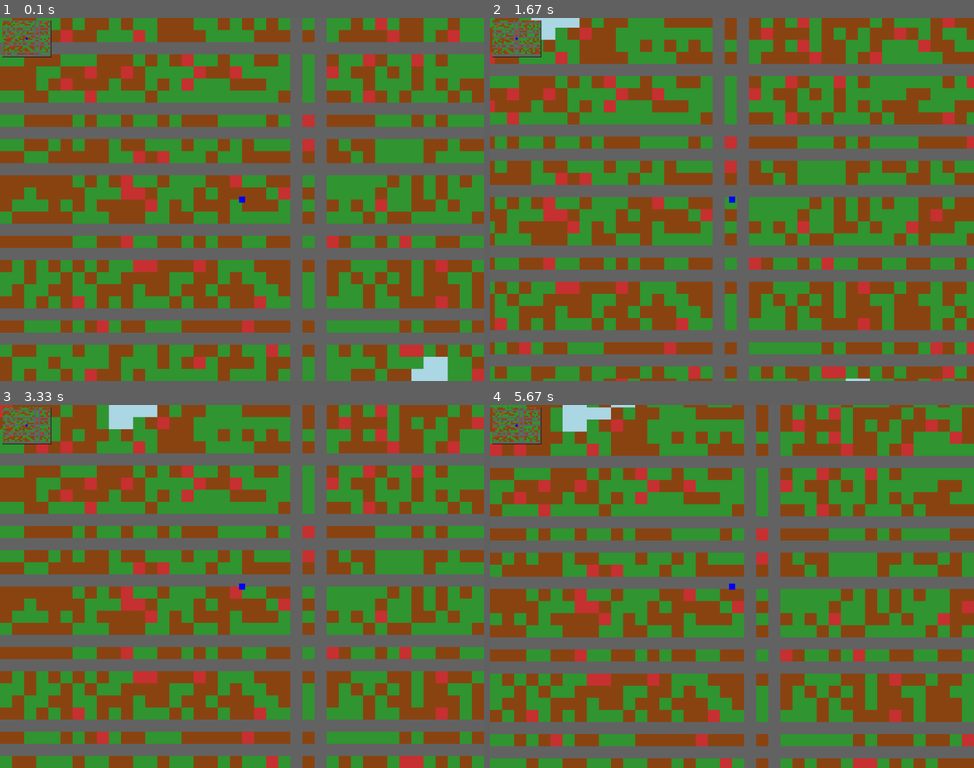
Above: before the commit, frames 1-4 (two rows, left to right).
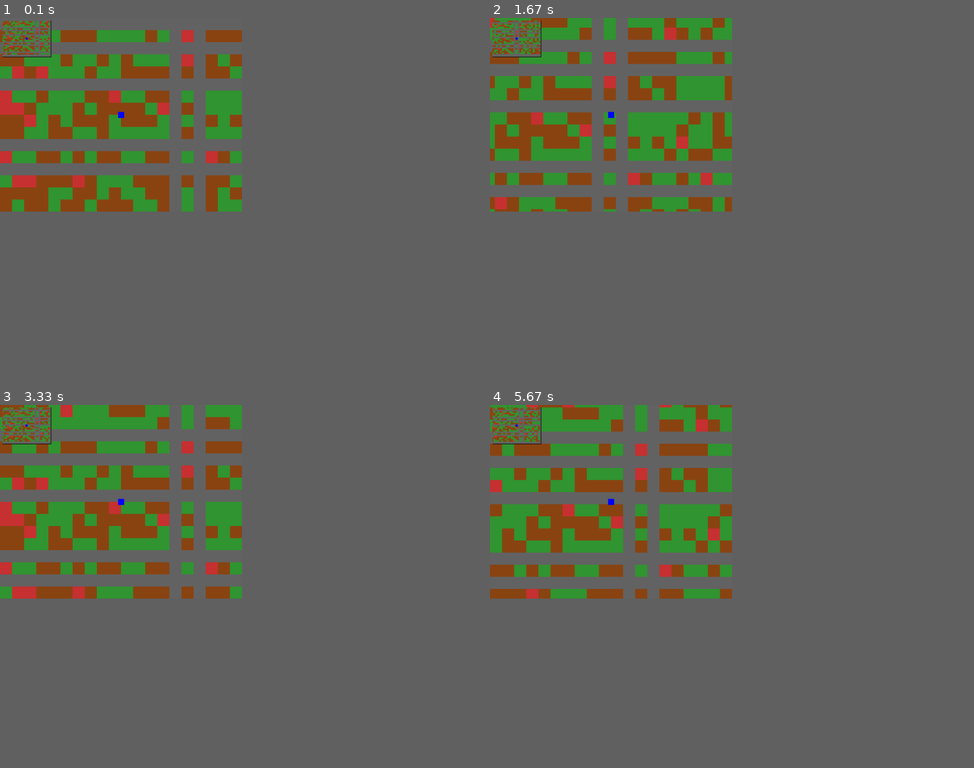
Above: after the commit, the same moments.

Repository: KRsupertux/pygame-project
Game: pygame game, started from basic_structure.py
The game is run twice, just before and just after one commit, with the same random seed, the same clock (stepped at 60 frames per second) and the same inputs.
Inputs:
- Up to frame 1 (0.1 s): no input
- Up to frame 2 (1.67 s): hold Right 0.33-0.8 s; hold Up 0.83-1.13 s; hold Right 1.17-1.63 s
- Up to frame 3 (3.33 s): hold Left 1.67-2.2 s; hold Down 2.23-2.53 s; hold Left 2.57-2.97 s; hold Up from 3 s (still down)
- Up to frame 4 (5.67 s): release Up at 3.37 s; hold Right 3.4-4.03 s; hold Down 4.07-4.43 s; hold Left 4.47-4.93 s; hold Right 4.97-5.43 s; hold Up from 5.47 s (still down)
In our replay, the window is 900x675 before the commit and 450x360 after it. These sizes can differ from the game's own. Grey fills any space a smaller window leaves; there, only what the larger window draws over its background counts as a difference.

The runs differ from the first frame. In frame 1, 65% of the frame differs, in the area x 0-100%, y 0-100%; in frame 2, 67%; in frame 3, 67%; in frame 4, 67%.

Commit message:
OOP code

Diff:
--- /dev/null
+++ b/baseline.py
@@ -0,0 +1,219 @@
+import pygame
+import math
+import sys
+import random
+
+class Engine:
+    def __init__(self, map_file, tile_size, player_size, player_speed, run_speed_multiplier):
+        self.TILE_SIZE = tile_size
+        self.MAP_WIDTH = 0
+        self.MAP_HEIGHT = 0
+        self.player_size = player_size
+        self.player_pos = [0, 0]
+        self.player_velocity = [0, 0]
+        self.player_speed = player_speed
+        self.run_speed_multiplier = run_speed_multiplier
+        self.map_layout = self.load_map(map_file)
+
+    def load_map(self, map_file):
+        layout = []
+        with open(map_file, 'r') as file:
+            rows = file.readlines()
+
+        # Create map layout from file data
+        for row in rows:
+            row_data = []
+            for tile in row.strip():
+                if tile == '0':
+                    row_data.append(0)  # Grass
+                elif tile == '1':
+                    row_data.append(1)  # Dirt
+                elif tile == '2':
+                    row_data.append(2)  # Water
+                elif tile == '3':
+                    row_data.append(3)  # Rock (impassable)
+                elif tile == '4':
+                    row_data.append(4)  # Road
+                elif tile == '5':
+                    row_data.append(5)  # River
+            layout.append(row_data)
+
+        # Set map size based on loaded data
+        self.MAP_ROWS = len(layout)
+        self.MAP_COLS = len(layout[0])
+        self.MAP_WIDTH = self.MAP_COLS * self.TILE_SIZE
+        self.MAP_HEIGHT = self.MAP_ROWS * self.TILE_SIZE
+        self.player_pos = [self.MAP_WIDTH // 2, self.MAP_HEIGHT // 2]
+        return layout
+
+    def handle_movement(self, keys):
+        self.player_velocity = [0, 0]
+        player_tile_x = self.player_pos[0] // self.TILE_SIZE
+        player_tile_y = self.player_pos[1] // self.TILE_SIZE
+
+        if keys[pygame.K_UP] and not self.is_obstacle(player_tile_x, player_tile_y - 0.2):
+            self.player_velocity[1] -= self.player_speed
+        if keys[pygame.K_DOWN] and not self.is_obstacle(player_tile_x, player_tile_y + 0.2):
+            self.player_velocity[1] += self.player_speed
+        if keys[pygame.K_LEFT] and not self.is_obstacle(player_tile_x - 0.2, player_tile_y):
+            self.player_velocity[0] -= self.player_speed
+        if keys[pygame.K_RIGHT] and not self.is_obstacle(player_tile_x + 0.2, player_tile_y):
+            self.player_velocity[0] += self.player_speed
+
+        if keys[pygame.K_LSHIFT] or keys[pygame.K_RSHIFT]:
+            self.player_velocity[0] *= self.run_speed_multiplier
+            self.player_velocity[1] *= self.run_speed_multiplier
+
+    def is_obstacle(self, tile_x, tile_y):
+        if 0 <= tile_x < self.MAP_COLS and 0 <= tile_y < self.MAP_ROWS:
+            return self.map_layout[math.floor(tile_y)][math.floor(tile_x)] == 3
+        return True
+
+    def update_player_position(self):
+        self.player_pos[0] += self.player_velocity[0]
+        self.player_pos[1] += self.player_velocity[1]
+        self.player_pos[0] = max(0, min(self.player_pos[0], self.MAP_WIDTH - self.player_size))
+        self.player_pos[1] = max(0, min(self.player_pos[1], self.MAP_HEIGHT - self.player_size))
+
+
+class Display:
+    def __init__(self, engine, screen_width, screen_height, fps):
+        self.engine = engine
+        self.SCREEN_WIDTH = screen_width
+        self.SCREEN_HEIGHT = screen_height
+        self.screen = pygame.display.set_mode((screen_width, screen_height))
+        pygame.display.set_caption("Realistic Map with Impassable Obstacles")
+        self.clock = pygame.time.Clock()
+        self.FPS = fps
+
+        self.textures = self.load_textures()
+        self.player_color = (0, 0, 255)
+
+    def load_textures(self):
+        textures = {}
+        textures[0] = self.create_texture((50, 150, 50))  # Grass
+        textures[1] = self.create_texture((139, 69, 19))  # Dirt
+        textures[3] = self.create_texture((200, 50, 50))  # Rock (impassable)
+        textures[4] = self.create_texture((100, 100, 100))  # Road
+        textures[5] = self.create_texture((173, 216, 230))  # Water
+        return textures
+
+    @staticmethod
+    def create_texture(color):
+        surface = pygame.Surface((50, 50))
+        surface.fill(color)
+        return surface
+
+    def draw_map(self, offset_x, offset_y):
+        for row in range(self.engine.MAP_ROWS):
+            for col in range(self.engine.MAP_COLS):
+                tile_x = col * self.engine.TILE_SIZE + offset_x
+                tile_y = row * self.engine.TILE_SIZE + offset_y
+                if tile_x + self.engine.TILE_SIZE < 0 or tile_y + self.engine.TILE_SIZE < 0 or tile_x > self.SCREEN_WIDTH or tile_y > self.SCREEN_HEIGHT:
+                    continue
+                tile_type = self.engine.map_layout[row][col]
+                if tile_type in self.textures:
+                    self.screen.blit(self.textures[tile_type], (tile_x, tile_y))
+
+    def draw_player(self, offset_x, offset_y):
+        pygame.draw.rect(
+            self.screen,
+            self.player_color,
+            (self.SCREEN_WIDTH // 2 - self.engine.player_size // 2,
+             self.SCREEN_HEIGHT // 2 - self.engine.player_size // 2,
+             self.engine.player_size, self.engine.player_size)
+        )
+
+    def draw_minimap(self):
+        minimap_width = 200
+        minimap_height = 150
+        minimap_tile_size = 25  # Number of tiles in the minimap
+
+        player_tile_x = self.engine.player_pos[0] / self.engine.TILE_SIZE
+        player_tile_y = self.engine.player_pos[1] / self.engine.TILE_SIZE
+
+        minimap_center_x = player_tile_x
+        minimap_center_y = player_tile_y
+
+        minimap_start_x = max(0, minimap_center_x - minimap_tile_size / 2)
+        minimap_start_y = max(0, minimap_center_y - minimap_tile_size / 2)
+
+        minimap_end_x = minimap_start_x + minimap_tile_size
+        minimap_end_y = minimap_start_y + minimap_tile_size
+
+        minimap_surface = pygame.Surface((minimap_width, minimap_height))
+        minimap_surface.fill((100, 100, 100))
+
+        tile_scale_x = minimap_width / minimap_tile_size
+        tile_scale_y = minimap_height / minimap_tile_size
+
+        for y in range(int(minimap_start_y), int(minimap_end_y)):
+            for x in range(int(minimap_start_x), int(minimap_end_x)):
+                tile_screen_x = (x - minimap_start_x) * tile_scale_x
+                tile_screen_y = (y - minimap_start_y) * tile_scale_y
+
+                if 0 <= y < self.engine.MAP_ROWS and 0 <= x < self.engine.MAP_COLS:
+                    tile_type = self.engine.map_layout[y][x]
+                    if tile_type == 0:
+                        color = (50, 150, 50)
+                    elif tile_type == 1:
+                        color = (139, 69, 19)
+                    elif tile_type == 2:
+                        color = (173, 216, 230)
+                    elif tile_type == 3:
+                        color = (200, 50, 50)
+                    elif tile_type == 4:
+                        color = (100, 100, 100)
+                    elif tile_type == 5:
+                        color = (173, 216, 230)
+                    else:
+                        color = (100, 100, 100)
+                else:
+                    color = (100, 100, 100)
+
+                pygame.draw.rect(
+                    minimap_surface,
+                    color,
+                    (tile_screen_x, tile_screen_y, tile_scale_x, tile_scale_y),
+                )
+
+        player_minimap_x = (self.engine.player_pos[0] / self.engine.TILE_SIZE - minimap_start_x) * tile_scale_x
+        player_minimap_y = (self.engine.player_pos[1] / self.engine.TILE_SIZE - minimap_start_y) * tile_scale_y
+        pygame.draw.circle(
+            minimap_surface,
+            (0, 0, 255),
+            (player_minimap_x, player_minimap_y),
+            4
+        )
+
+        self.screen.blit(minimap_surface, (10, 10))
+
+    def run(self):
+        while True:
+            for event in pygame.event.get():
+                if event.type == pygame.QUIT:
+                    pygame.quit()
+                    sys.exit()
+
+            keys = pygame.key.get_pressed()
+            self.engine.handle_movement(keys)
+            self.engine.update_player_position()
+
+            offset_x = self.SCREEN_WIDTH // 2 - self.engine.player_pos[0]
+            offset_y = self.SCREEN_HEIGHT // 2 - self.engine.player_pos[1]
+            offset_x = min(0, max(offset_x, self.SCREEN_WIDTH - self.engine.MAP_WIDTH))
+            offset_y = min(0, max(offset_y, self.SCREEN_HEIGHT - self.engine.MAP_HEIGHT))
+
+            self.screen.fill((255, 255, 255))
+            self.draw_map(offset_x, offset_y)
+            self.draw_player(offset_x, offset_y)
+            self.draw_minimap()
+            pygame.display.flip()
+            self.clock.tick(self.FPS)
+
+
+if True:
+    pygame.init()
+    engine = Engine(map_file="map.txt", tile_size=50, player_size=25, player_speed=5, run_speed_multiplier=2)
+    display = Display(engine, screen_width=1000, screen_height=800, fps=60)
+    display.run()
--- a/basic_structure.py
+++ b/basic_structure.py
@@ -7,7 +7,7 @@
 pygame.init()
 
 # Screen dimensions
-SCREEN_WIDTH, SCREEN_HEIGHT = 2000,1500
+SCREEN_WIDTH, SCREEN_HEIGHT = 1000,800
 screen = pygame.display.set_mode((SCREEN_WIDTH, SCREEN_HEIGHT))
 pygame.display.set_caption("Realistic Map with Impassable Obstacles")
 
--- /dev/null
+++ b/map.txt
@@ -0,0 +1,51 @@
+1111000001000000100000001000000010000000100000001000000010000000100000001000000010000000011
+1000100333330001003333300001003333301003333300010033333000100333300001003333301003333300111
+1033000555555001005555500010055555001005555500010055555000100555500001005555500010055553311
+1055004444444001004444400010044444001004444400010044444000100444400001004444400010044445511
+1044000000000001000000000010000000001000000000010000000000100000000001000000000010000004411
+1033003333330001003333300001003333301003333300010033333000100333300001003333301003333302211
+1010011111111001001111100010011111001001111100010011111000100111100001001111100010011110111
+1022200000000001000000000010000000001000000000010000000000100000000001000000000010000002211
+1044404444444001004444400010044444001004444400010044444000100444400001004444400010044444411
+1055500000000001000000000010000000001000000000010000000000100000000001000000000010000005511
+1033002222222001002222200010022222001002222200010022222000100222200001002222200010022223311
+1055005555555001005555500010055555001005555500010055555000100555500001005555500010055555511
+1044004444444001004444400010044444001004444400010044444000100444400001004444400010044444411
+1000100000000001000000000010000000001000000000010000000000100000000001000000000010000000011
+1022203333333001003333300010033333001003333300010033333000100333300001003333301003333302211
+1044405555555001005555500010055555001005555500010055555000100555500001005555500010055554411
+1055504444444001004444400010044444001004444400010044444000100444400001004444400010044445511
+1033000000000001000000000010000000001000000000010000000000100000000001000000000010000003311
+1055502222222001002222200010022222001002222200010022222000100222200001002222200010022225511
+1044403333333001003333300010033333001003333300010033333000100333300001003333301003333304411
+1000105555555001005555500010055555001005555500010055555000100555500001005555500010055550011
+1022204444444001004444400010044444001004444400010044444000100444400001004444400010044442211
+1044400000000001000000000010000000001000000000010000000000100000000001000000000010000004411
+1055503333333001003333300010033333001003333300010033333000100333300001003333301003333305511
+1033005555555001005555500010055555001005555500010055555000100555500001005555500010055553311
+1010011111111001001111100010011111001001111100010011111000100111100001001111100010011110111
+1022204444444001004444400010044444001004444400010044444000100444400001004444400010044442211
+1044402222222001002222200010022222001002222200010022222000100222200001002222200010022224411
+1055503333333001003333300010033333001003333300010033333000100333300001003333301003333305511
+1033000000000001000000000010000000001000000000010000000000100000000001000000000010000003311
+1055505555555001005555500010055555001005555500010055555000100555500001005555500010055555511
+1044404444444001004444400010044444001004444400010044444000100444400001004444400010044444411
+1000102222222001002222200010022222001002222200010022222000100222200001002222200010022220011
+1022203333333001003333300010033333001003333300010033333000100333300001003333301003333302211
+1044400000000001000000000010000000001000000000010000000000100000000001000000000010000004411
+1055505555555001005555500010055555001005555500010055555000100555500001005555500010055555511
+1033004444444001004444400010044444001004444400010044444000100444400001004444400010044443311
+1000101111111001001111100010011111001001111100010011111000100111100001001111100010011110011
+1022200000000001000000000010000000001000000000010000000000100000000001000000000010000002211
+1044403333333001003333300010033333001003333300010033333000100333300001003333301003333304411
+1055505555555001005555500010055555001005555500010055555000100555500001005555500010055555511
+1033000000000001000000000010000000001000000000010000000000100000000001000000000010000003311
+1000105555555001005555500010055555001005555500010055555000100555500001005555500010055550011
+1022204444444001004444400010044444001004444400010044444000100444400001004444400010044442211
+1044402222222001002222200010022222001002222200010022222000100222200001002222200010022224411
+1055503333333001003333300010033333001003333300010033333000100333300001003333301003333305511
+1033005555555001005555500010055555001005555500010055555000100555500001005555500010055553311
+1010011111111001001111100010011111001001111100010011111000100111100001001111100010011110111
+1022204444444001004444400010044444001004444400010044444000100444400001004444400010044442211
+1044403333333001003333300010033333001003333300010033333000100333300001003333301003333304411
+1055505555555001005555500010055555001005555500010055555000100555500001005555500010055555511
Not shown, added: .#example.py
